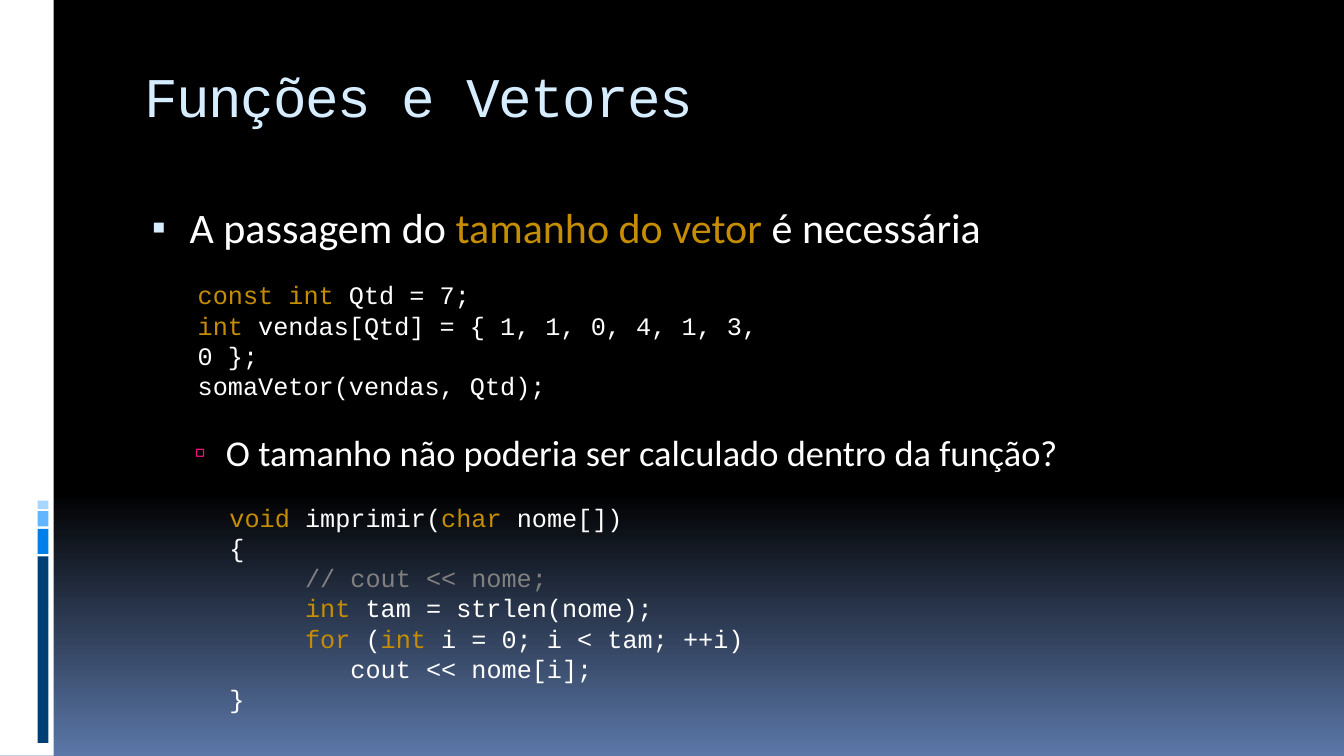
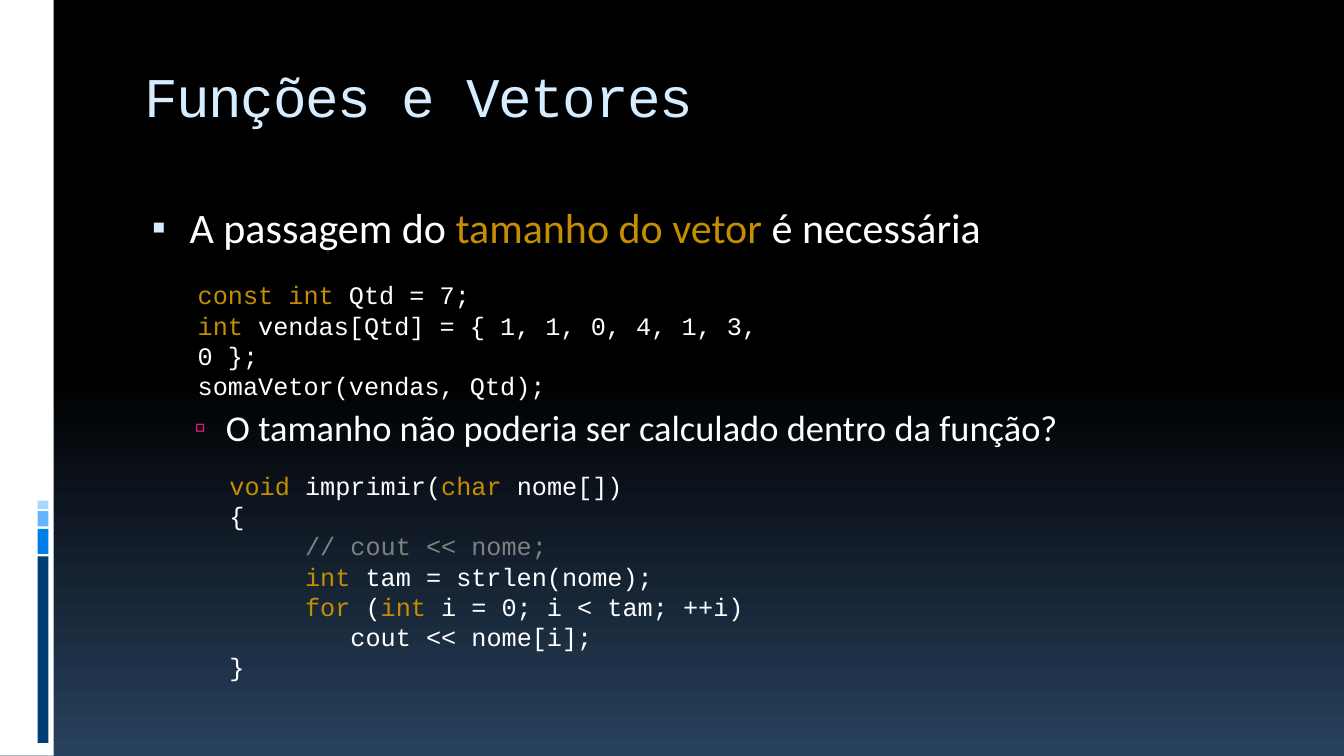
Before and after one commit to JudsonSS/ProgComp, a slide deck: slide 12 of Slides/25. Funções com Vetores.pptx (slide 11 before the commit). Drawn at 1344x756 pixels with LibreOffice and Linux fonts; fonts in the diff are those of the drawing. Boxes give left, top, right and bottom in pixels: in the first picture for what was removed or moved away, otherwise in the second. Text is boxed around its words. In the diff, an @@ line names an element or a change of style, - is before the commit and + after.

```diff
--- a/Slides/25. Funções com Vetores.pptx
+++ b/Slides/25. Funções com Vetores.pptx
@@ background gradient #000000 to #5B77A8 to gradient #000000 to #28415E @@
@@ text "void imprimir(char nome[])": place and size @@
-text "void imprimir(char nome[])" at (229,508,743,684)
+text "void imprimir(char nome[])" at (229,477,743,652)
```
Also in this commit, not shown: 28 other slides changed, 1 slide added, 5 other files.
